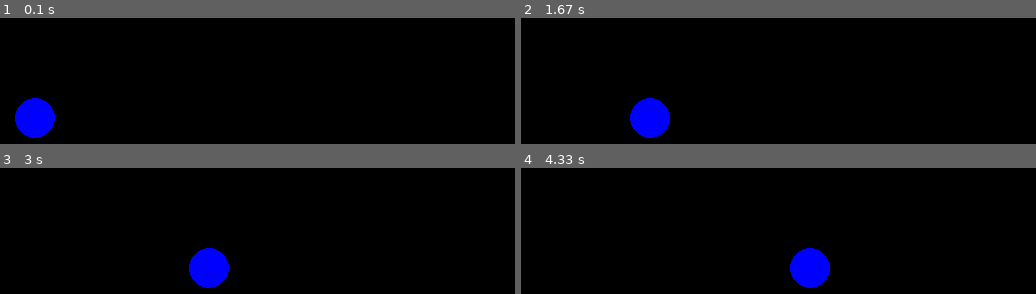
Above: before the commit, frames 1-4 (two rows, left to right).
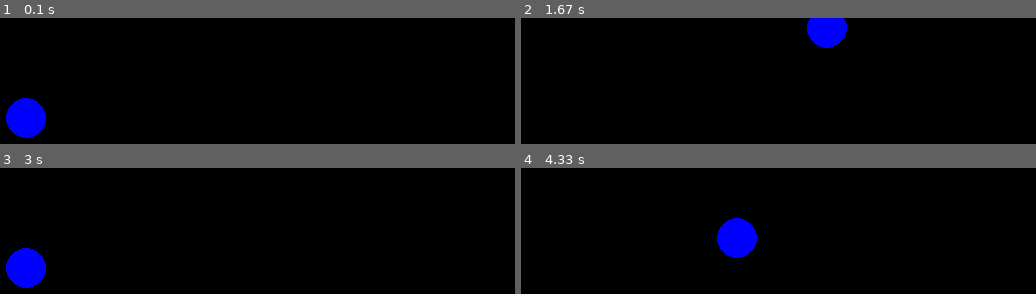
Above: after the commit, the same moments.

Repository: DiscoBizzle/Ghost-Simulator
Game: pygame game, started from Main.py
Same seed, same stepped clock (60 frames per second), same inputs: the game is played once before the commit and once after it.
Inputs:
- Up to frame 1 (0.1 s): no input
- Up to frame 2 (1.67 s): hold Right 0.33-0.8 s; hold Up 0.83-1.13 s; hold Right 1.17-1.63 s
- Up to frame 3 (3 s): hold Left 1.67-2.2 s; hold Down 2.23-2.53 s; hold Left 2.57-2.97 s
- Up to frame 4 (4.33 s): hold Up 3-3.37 s; hold Right 3.4-4.03 s; hold Down from 4.07 s (still down)

The runs differ from the first frame. In frame 1, 1.1% of the frame differs, in the area x 1-11%, y 63-96%; in frame 2, 3.4%; in frame 3, 3.8%, in the area x 1-45%, y 63-96%; in frame 4, 3.8%.

Commit message:
Added Game and Player Classes

Diff:
--- /dev/null
+++ b/Constants.py
@@ -0,0 +1,4 @@
+# Game States
+STARTUP = 0
+MAIN_MENU = 1
+MAIN_GAME = 2
--- /dev/null
+++ b/GameClass.py
@@ -0,0 +1,61 @@
+import pygame
+import PlayerClass
+from Constants import *
+
+blackColour = pygame.Color(0, 0, 0)
+blueColour = pygame.Color(0, 0, 255)
+
+class Game:
+    def __init__(self, windowWidth, windowHeight):
+        self.GameState = MAIN_GAME
+        self.gameRunning = True
+        self.winDimensions = (windowWidth,windowHeight)
+        self.windowSurface = pygame.display.set_mode(self.winDimensions)
+
+        self.player1 = PlayerClass.Player(100,100,20,20)
+
+
+    def gameLoop(self):
+        while self.gameRunning:
+            if self.GameState == STARTUP:
+                pass
+            elif self.GameState == MAIN_MENU:
+                pass
+            elif self.GameState == MAIN_GAME:
+                #handleinput
+                self.handleInput()
+                #update stuff
+                self.player1.update()
+                #draw
+                self.windowSurface.fill(blackColour)
+                pygame.draw.circle(self.windowSurface, blueColour, self.player1.coord, 20, 0)
+                pygame.display.update()
+
+
+    def handleInput(self):
+        for event in pygame.event.get():
+            if event.type == pygame.QUIT:
+                self.gameRunning = False  # close the window, foo
+            if event.type == pygame.KEYDOWN:
+                if event.key == pygame.K_UP:
+                    self.player1.velocity = (self.player1.velocity[0],-5)
+                elif event.key == pygame.K_RIGHT:
+                    self.player1.velocity = (5,self.player1.velocity[1])
+                elif event.key == pygame.K_LEFT:
+                    self.player1.velocity = (-5,self.player1.velocity[1])
+                elif event.key == pygame.K_DOWN:
+                    self.player1.velocity = (self.player1.velocity[0],5)
+
+            if event.type == pygame.KEYUP:
+                if event.key == pygame.K_UP:
+                    if self.player1.velocity[1] < 0:
+                        self.player1.velocity = (self.player1.velocity[0],0)
+                elif event.key == pygame.K_RIGHT:
+                    if self.player1.velocity[0] > 0:
+                        self.player1.velocity = (0,self.player1.velocity[1])
+                elif event.key == pygame.K_LEFT:
+                    if self.player1.velocity[0] < 0:
+                        self.player1.velocity = (0,self.player1.velocity[1])
+                elif event.key == pygame.K_DOWN:
+                    if self.player1.velocity[1] > 0:
+                        self.player1.velocity = (self.player1.velocity[0],0)
--- a/Main.py
+++ b/Main.py
@@ -1,30 +1,10 @@
 import pygame
+pygame.init()
+import GameClass
+import PlayerClass
 
-print("hello world")
+Game = GameClass.Game(640, 480)
 
-pygame.init()
+Game.gameLoop()
 
-WindowSurface = pygame.display.set_mode((640,480))
-
-BlackColour = pygame.Color(0,0,0)
-BlueColour = pygame.Color(0,0,255)
-
-##pygame.draw.circle(WindowSurface,BlueColour,(300,50),20,0)
-
-running = True
-
-CircleCoord = (100,100)
-
-while running:
-
-    WindowSurface.fill(BlackColour)
-    pygame.draw.circle(WindowSurface, BlueColour, CircleCoord, 20, 0)
-
-    CircleCoord = (CircleCoord[0]+1,CircleCoord[1])
-
-    pygame.display.update()
-
-    for event in pygame.event.get():
-        if event.type == pygame.QUIT:
-            running = False #close the window, foo
 pygame.quit()
--- /dev/null
+++ b/PlayerClass.py
@@ -0,0 +1,8 @@
+class Player:
+    def __init__(self,x,y,w,h):
+        self.coord = (x,y)
+        self.dimensions = (w,h)
+        self.velocity = (0,0)
+
+    def update(self):
+        self.coord = (self.coord[0] + self.velocity[0], self.coord[1] + self.velocity[1])
Not shown, changed: .gitignore
